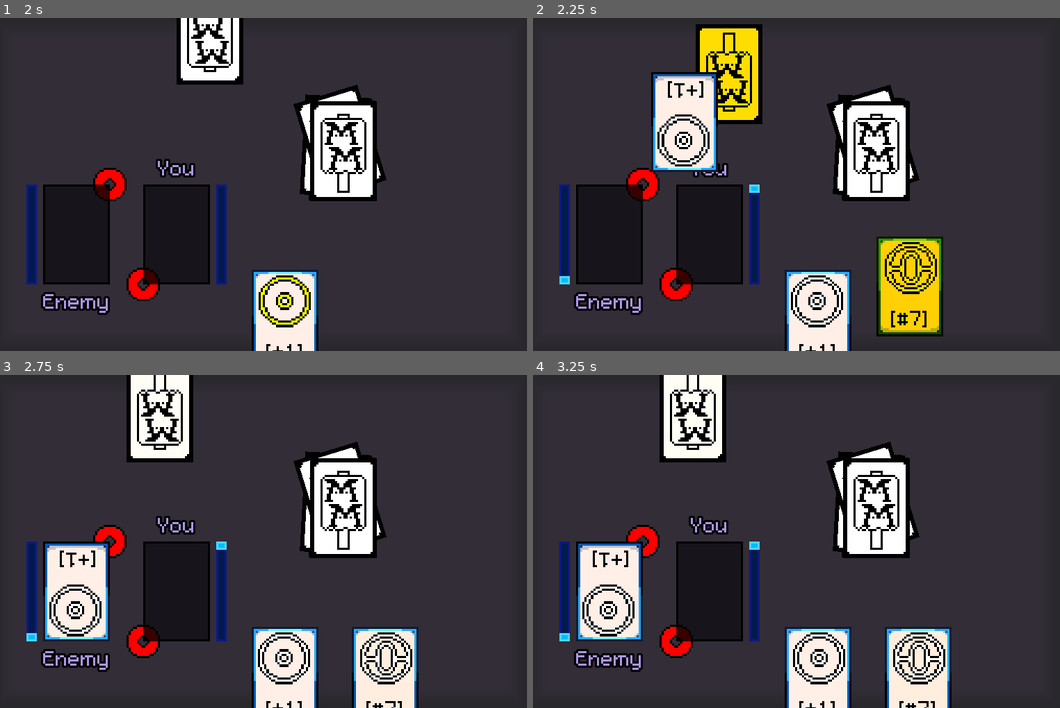
Above: before the commit, frames 1-4 (two rows, left to right).
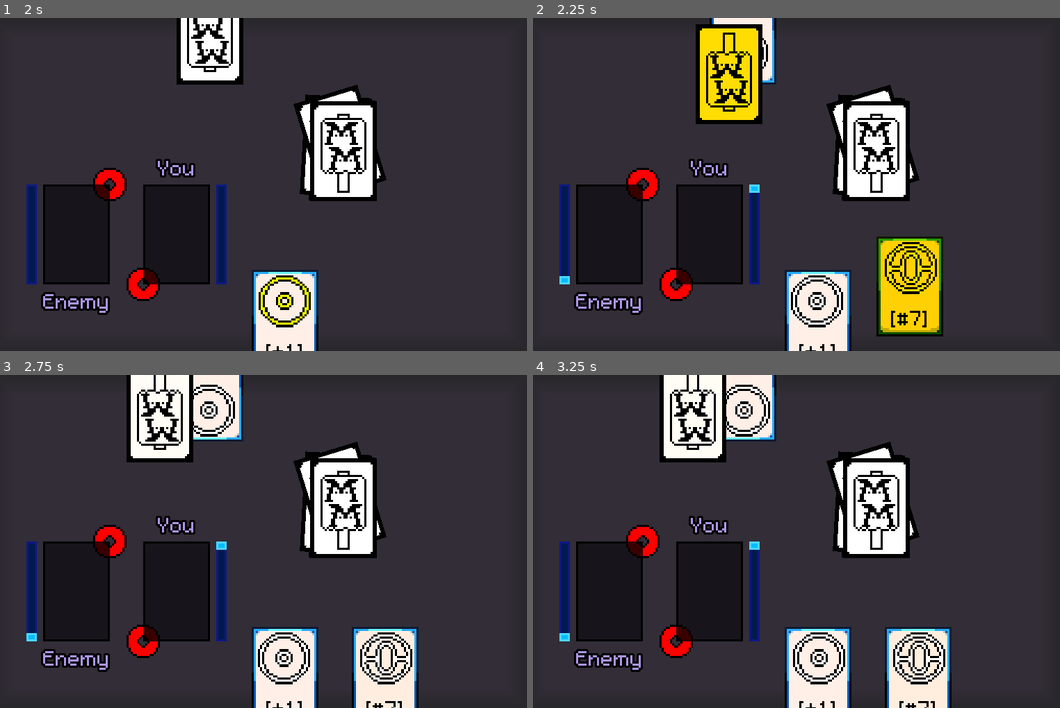
Above: after the commit, the same moments.

Repository: U23RN6M3/Magicae-Manus
Game: Godot game, scene res://Main/Arena.tscn
Two runs of this game, one before a commit and one after it. Both use one fixed random seed, a clock stepped at 60 frames per second and the inputs below. This scene is started directly instead of the project's main scene.
Inputs (mouse positions are in pixels of both pictures, inside the frame that each line leads up to):
- Up to frame 1 (2 s): tap Enter (ui_accept) at 0.5, 0.77, 1.52 s; move the mouse to (284, 321) at 0.52 s; click (284, 321) at 0.67 s; move the mouse to (210, 34) at 1.27 s; click (210, 34) at 1.42 s
- Up to frame 2 (2.25 s): move the mouse to (712, 234) at 2.02 s; click (712, 234) at 2.17 s
- Up to frame 3 (2.75 s): no input
- Up to frame 4 (3.25 s): move the mouse to (612, 591) at 2.77 s; click (612, 591) at 2.92 s; tap Enter (ui_accept) at 3.02 s

Frame 1 is identical in both runs. In frame 2, 4.5% of the frame differs, in the area x 22-47%, y 0-47%; in frame 3, 5.5%, in the area x 8-47%, y 0-80%; in frame 4, 5.5%.
Error in both runs: Invalid operands 'int' and 'Object' in operator '=='. (res://Main/Arena.gd:181)

Commit message:
Forgot to add the line of code to the enemy

Diff:
--- a/Main/Arena.gd
+++ b/Main/Arena.gd
@@ -205,6 +205,12 @@
 		if card.effect.begins_with("+"):
 			enemy_charge_meter.value += int(card.effect.right(0))
 			$Charge.play()
+
+
+		for i in range(len(EnemyDeckSlots)):
+			if i == card:
+				EnemyDeckSlots[i] = null
+				break
 
 		#set the card's z index to the current turn count
 		card.z_index = turns
